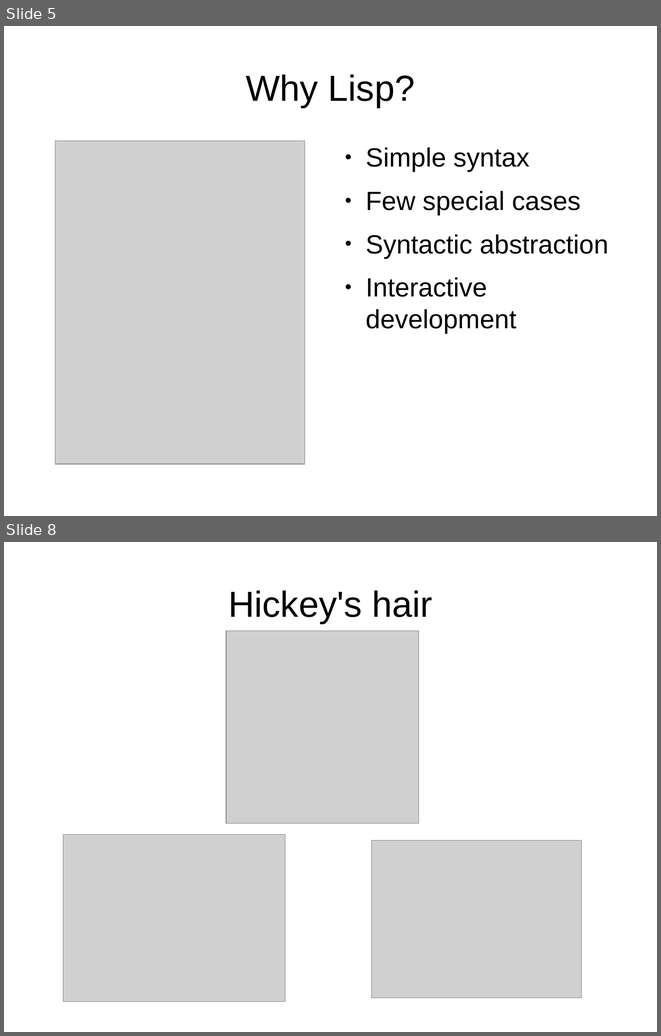
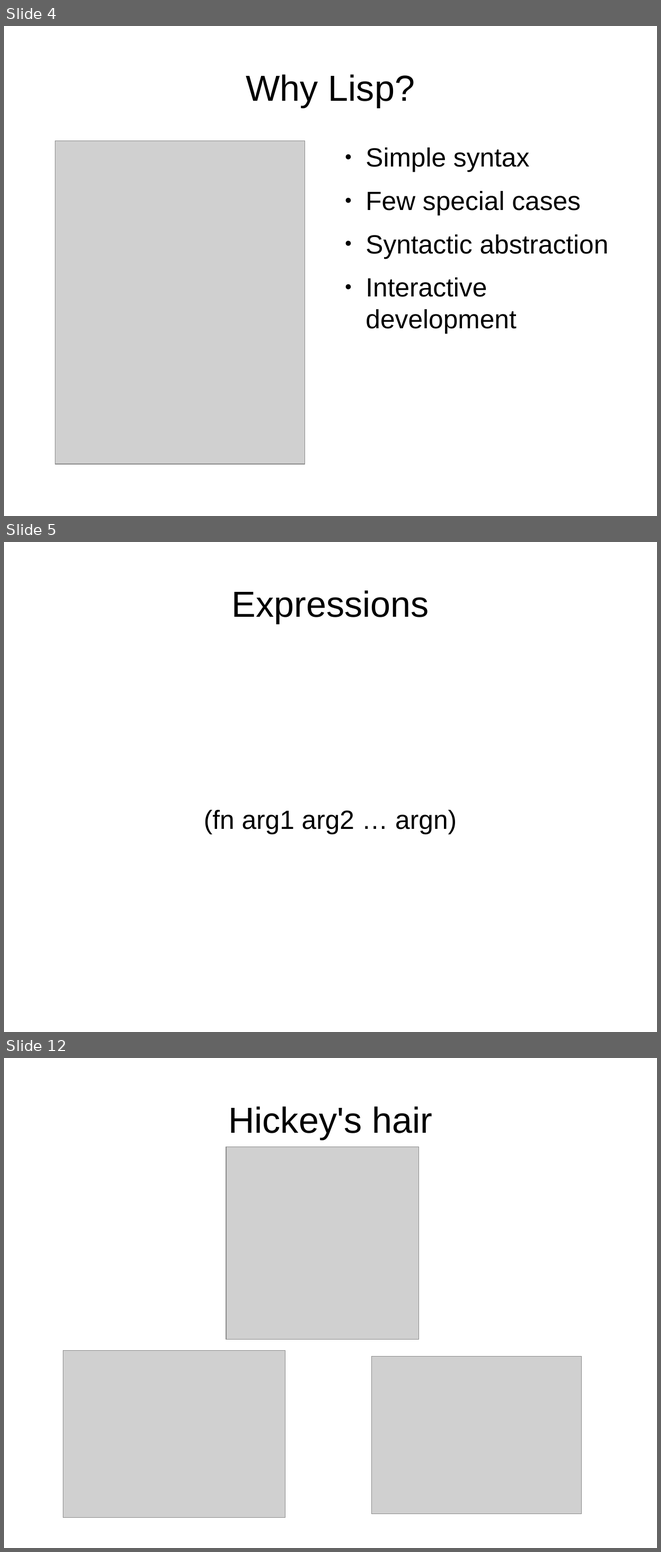
Before and after one commit to djwhitt/cposc2009, a slide deck: slides.odp. Shown one above the other, each under a label of ours: slides 5 and 8 before the commit, slides 4, 5 and 12 after it; the slides between them are not shown. The pictures are 661x1036 and 661x1552 pixels, drawn with LibreOffice and Linux fonts; fonts in the diff are those of the drawing; grey boxes stand for pictures. Boxes give left, top, right and bottom in pixels: in the first picture for what was removed or moved away, otherwise in the second. Text is boxed around its words. In the diff, an @@ line names an element or a change of style, - is before the commit and + after.

```diff
--- a/slides.odp
+++ b/slides.odp
@@ slide 5 added at (4,542,657,1032), background #FFFFFF @@
@@ title added at (232,590,429,623), 44 pt, text #000000 @@
+Expressions
@@ subtitle added at (204,810,457,834), 32 pt, text #000000 @@
+(fn arg1 arg2 … argn)
@@ what was slide 5 is now slide 4 @@
@@ what was slide 8 is now slide 12 @@
```
Also in this commit, not shown: 1 slide changed, 5 other slides added, 2 slides removed.
